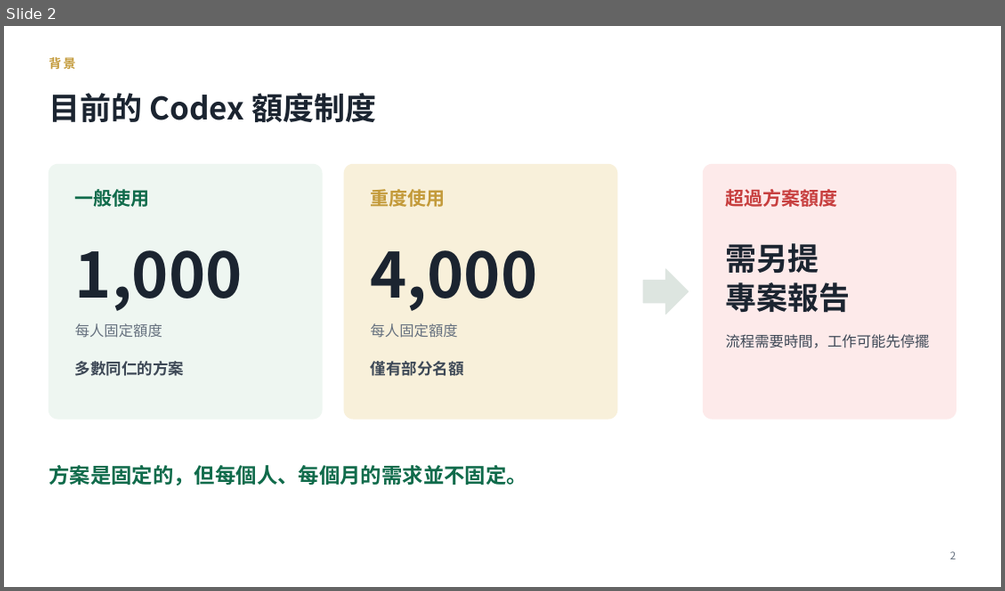
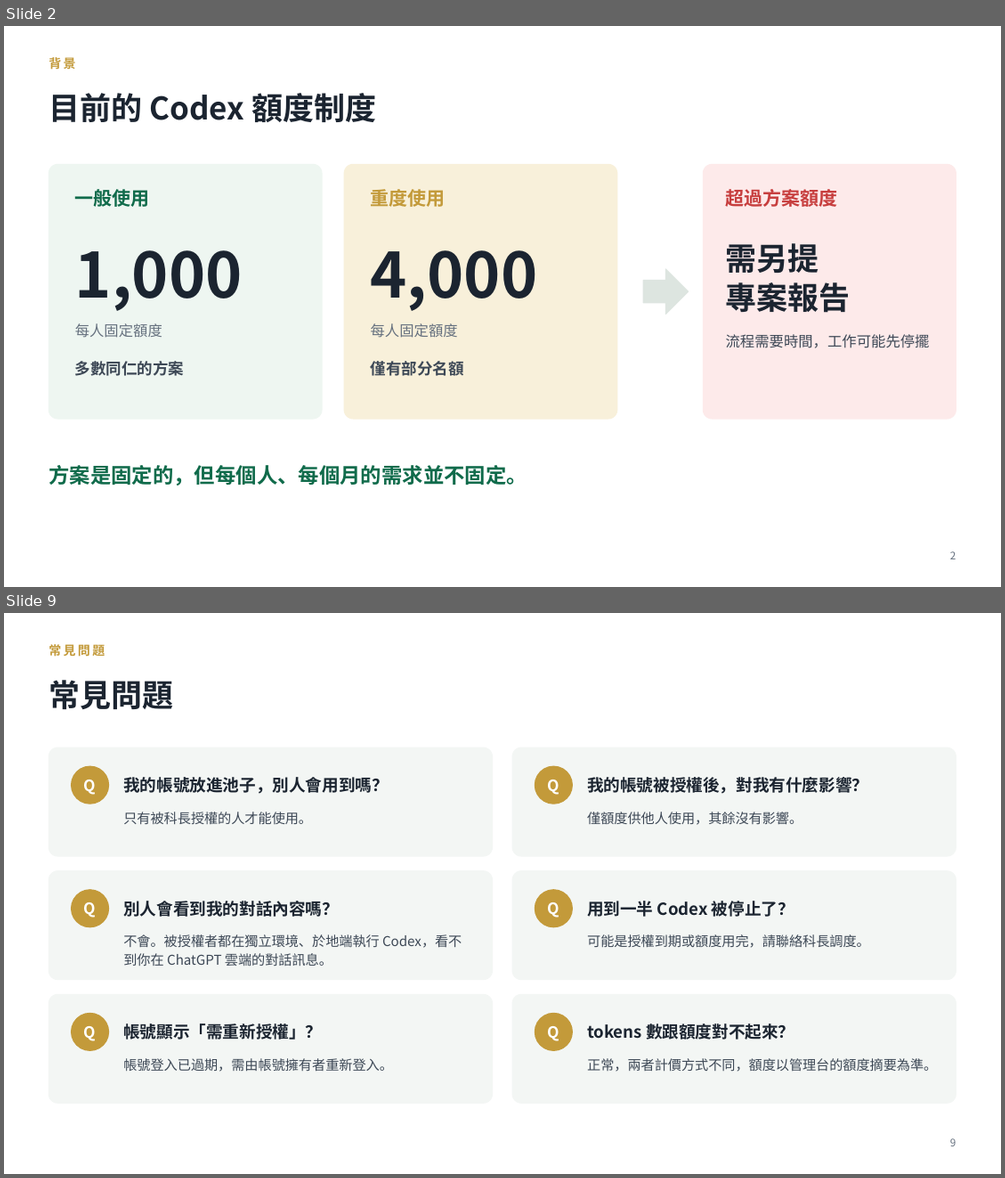
Before and after one commit to Wayne-Kao/cathay, a slide deck: Codex共用額度池說明.pptx. Shown one above the other, each under a label of ours: slide 2 before the commit, slides 2 and 9 after it; the slides between them are not shown. The pictures are 1005x591 and 1005x1178 pixels, drawn with LibreOffice and Linux fonts; fonts in the diff are those of the drawing. Boxes give left, top, right and bottom in pixels: in the first picture for what was removed or moved away, otherwise in the second. Text is boxed around its words. In the diff, an @@ line names an element or a change of style, - is before the commit and + after.

```diff
--- a/Codex共用額度池說明.pptx
+++ b/Codex共用額度池說明.pptx
@@ slide 9 added at bbox=[4, 613, 1001, 1174], background #FFFFFF @@
@@ text added at bbox=[48, 644, 105, 656], 12 pt, text #C39A3A, bold @@
+常見問題
@@ text added at bbox=[48, 680, 173, 709], 30 pt, text #1B2430, bold @@
+常見問題
@@ rounded rectangle added at bbox=[48, 747, 493, 856], fill #F3F6F4, outline #F3F6F4 1 pt @@
@@ ellipse added at bbox=[72, 766, 109, 803], fill #C39A3A, outline #C39A3A 1 pt @@
@@ rounded rectangle added at bbox=[512, 747, 956, 856], fill #F3F6F4, outline #F3F6F4 1 pt @@
@@ ellipse added at bbox=[535, 766, 573, 803], fill #C39A3A, outline #C39A3A 1 pt @@
@@ text added at bbox=[84, 779, 96, 795], 15 pt, text #FFFFFF, bold @@
+Q
@@ text added at bbox=[123, 777, 388, 794], 16 pt, text #1B2430, bold @@
+我的帳號放進池子，別人會用到嗎？
@@ text added at bbox=[548, 779, 559, 795], 15 pt, text #FFFFFF, bold @@
+Q
@@ text added at bbox=[587, 777, 868, 794], 16 pt, text #1B2430, bold @@
+我的帳號被授權後，對我有什麼影響？
@@ text added at bbox=[123, 811, 312, 824], 13 pt, text #3D4856 @@
+只有被科長授權的人才能使用。
@@ text added at bbox=[587, 811, 802, 825], 13 pt, text #3D4856 @@
+僅額度供他人使用，其餘沒有影響。
@@ rounded rectangle added at bbox=[48, 871, 493, 980], fill #F3F6F4, outline #F3F6F4 1 pt @@
@@ rounded rectangle added at bbox=[512, 871, 956, 980], fill #F3F6F4, outline #F3F6F4 1 pt @@
@@ ellipse added at bbox=[72, 890, 109, 927], fill #C39A3A, outline #C39A3A 1 pt @@
@@ text added at bbox=[84, 902, 96, 917], 15 pt, text #FFFFFF, bold @@
+Q
@@ text added at bbox=[123, 900, 339, 916], 16 pt, text #1B2430, bold @@
+別人會看到我的對話內容嗎？
@@ ellipse added at bbox=[535, 890, 573, 927], fill #C39A3A, outline #C39A3A 1 pt @@
@@ text added at bbox=[548, 902, 559, 917], 15 pt, text #FFFFFF, bold @@
+Q
@@ text added at bbox=[587, 900, 794, 916], 16 pt, text #1B2430, bold @@
+用到一半 Codex 被停止了？
@@ text added at bbox=[123, 934, 461, 965], 13 pt, text #3D4856 @@
+不會。被授權者都在獨立環境、於地端執行 Codex，看不到你在 ChatGPT 雲端的對話訊息。
@@ text added at bbox=[587, 934, 870, 948], 13 pt, text #3D4856 @@
+可能是授權到期或額度用完，請聯絡科長調度。
@@ rounded rectangle added at bbox=[48, 995, 493, 1103], fill #F3F6F4, outline #F3F6F4 1 pt @@
@@ rounded rectangle added at bbox=[512, 995, 956, 1103], fill #F3F6F4, outline #F3F6F4 1 pt @@
@@ ellipse added at bbox=[72, 1013, 109, 1051], fill #C39A3A, outline #C39A3A 1 pt @@
@@ text added at bbox=[84, 1026, 96, 1041], 15 pt, text #FFFFFF, bold @@
+Q
@@ text added at bbox=[123, 1023, 322, 1039], 16 pt, text #1B2430, bold @@
+帳號顯示「需重新授權」？
@@ ellipse added at bbox=[535, 1013, 573, 1051], fill #C39A3A, outline #C39A3A 1 pt @@
@@ text added at bbox=[548, 1026, 559, 1041], 15 pt, text #FFFFFF, bold @@
+Q
@@ text added at bbox=[587, 1023, 794, 1039], 16 pt, text #1B2430, bold @@
+tokens 數跟額度對不起來？
@@ text added at bbox=[123, 1058, 393, 1071], 13 pt, text #3D4856 @@
+帳號登入已過期，需由帳號擁有者重新登入。
@@ text added at bbox=[587, 1058, 937, 1071], 13 pt, text #3D4856 @@
+正常，兩者計價方式不同，額度以管理台的額度摘要為準。
@@ text added at bbox=[950, 1138, 955, 1146], 10 pt, text #66717F @@
+9
```
Also in this commit, not shown: 8 slides changed, 4 slides removed.
